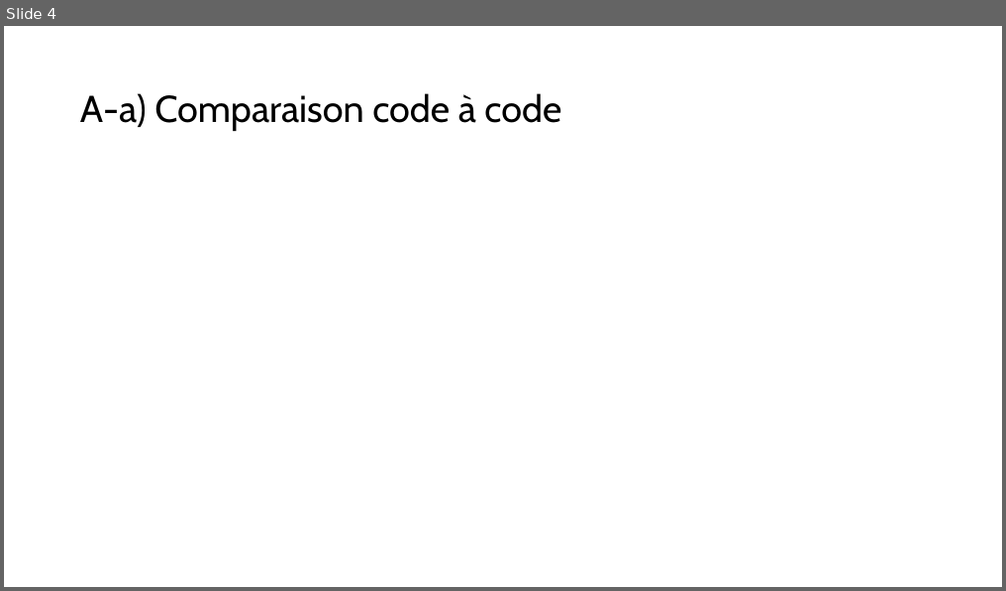
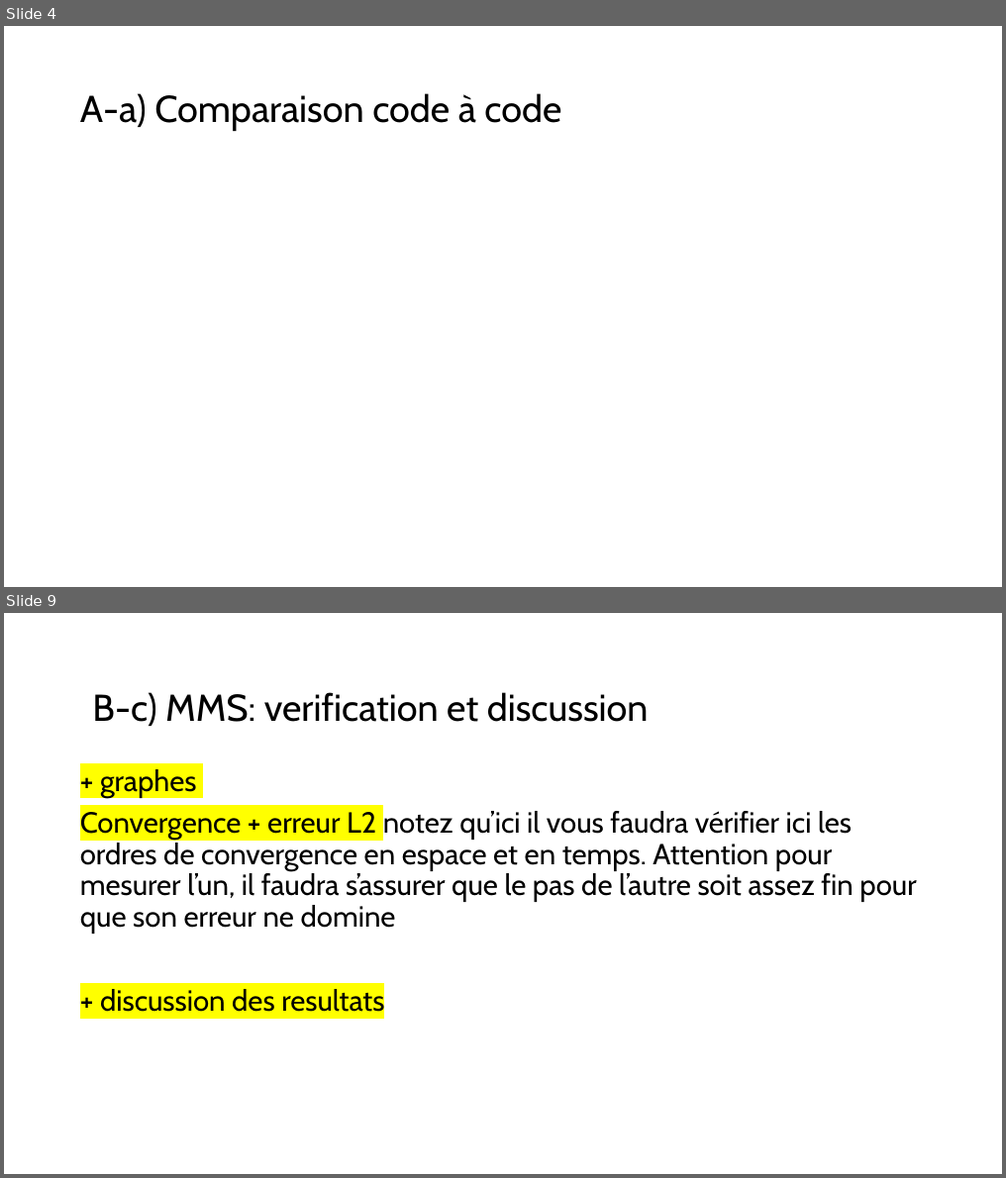
Before and after one commit to mehdibendaya/MEC8211DEV2, a slide deck: Devoir_2.pptx. Shown one above the other, each under a label of ours: slide 4 before the commit, slides 4 and 9 after it; the slides between them are not shown. The pictures are 1006x591 and 1006x1178 pixels, drawn with LibreOffice and Linux fonts; fonts in the diff are those of the drawing; grey boxes stand for pictures. Boxes give left, top, right and bottom in pixels: in the first picture for what was removed or moved away, otherwise in the second. Text is boxed around its words. In the diff, an @@ line names an element or a change of style, - is before the commit and + after.

```diff
--- a/Devoir_2.pptx
+++ b/Devoir_2.pptx
@@ slide 9 added at <box>4,613,1002,1174</box>, background #FFFFFF @@
@@ text added at <box>92,692,648,726</box>, 36 pt, text #000000 @@
+B-c) MMS: verification et discussion
@@ text added at <box>80,769,916,1012</box>, 28 pt, text #000000 @@
++ graphes
+Convergence + erreur L2 notez qu’ici il vous faudra vérifier ici les ordres de convergence en espace et en temps. Attention pour mesurer l’un, il faudra s’assurer que le pas de l’autre soit assez fin pour que son erreur ne domine
++ discussion des resultats
```
Also in this commit, not shown: 3 other slides added.
